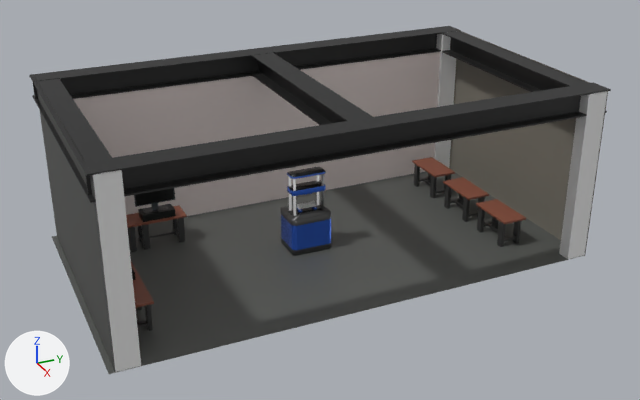
Renders of the glTF model laboratorio-flexion.gltf from each side of a commit.
The view is the same before and after, from a 50 mm lens placed at (27.9, -8.5, 15.8), pointed at (0.5, 3.8, 2.1). Arrows for +X, +Y and +Z are at lower left; the lights stay in place. Where no turn or scale is listed for an object, it has been applied to the vertices.

In view in the first picture: 'Columna1', 'Columna3', 'Columna4', 'Computador1', 'Mesa.Lab2', 'Mesa.Lab3', 'ParedDerecha', 'ParedFondo', 'ParedIzquierda.005', 'Piso', 'Plane.001', 'Plane.003', 'Vigas_Amarre'.
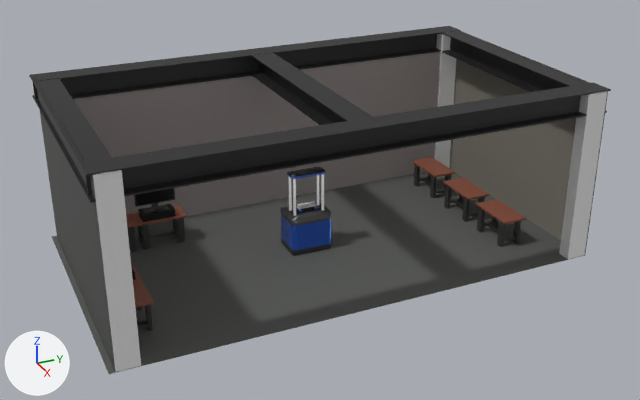
Changed parts and their boxes [x1, y1, x2, y2] in the pictures (640 x 400 px):
'ParedIzquierda.005', recoloured
    both: [73, 52, 440, 216]
'Plane.001', deleted
    before: [287, 180, 326, 196]
    faces in mat_material_steel_plate (black #323232): [287, 180, 325, 191]
    faces in mat_material_005 (blue #3f71e7): [287, 185, 326, 196]

What the commit changed:
Material 'Material-paredes1' (mat_material_paredes1) changes colour from light grey #e0d4d1 to grey #938b89; in linear values from (0.748, 0.658, 0.639) to (0.293, 0.259, 0.251).
Object 'Plane.001' (ob_plane_001) is deleted.
